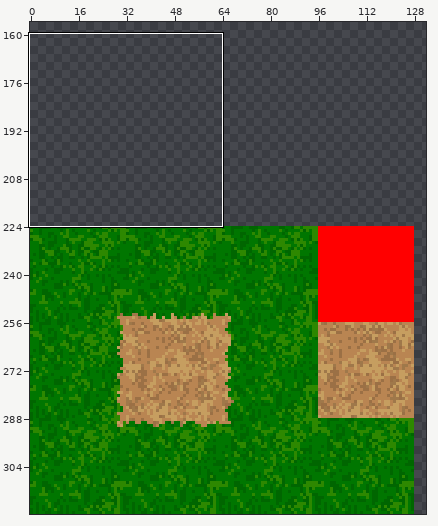
Two versions of one sprite sheet, Sprite_Assets/Tilesets/Tilesheet1.png. The picture above shows the old version from afar; the outline marks the close-up.
Close-up. Before the commit:
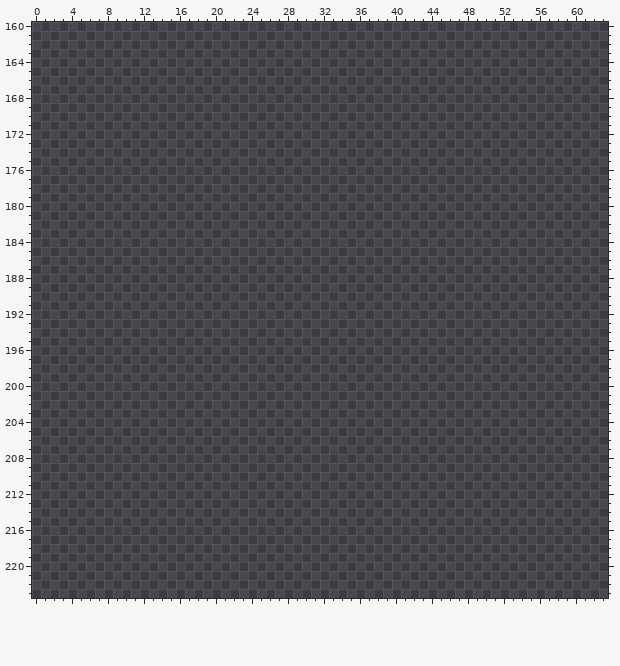
The file is 320x320 pixels. Colours within 5 levels of each other are drawn and written as one. Shown: x 0..63, y 160..223. The wide view leaves out empty margins. The commit also changed other parts of the picture, which this record leaves out.
Now the later version:
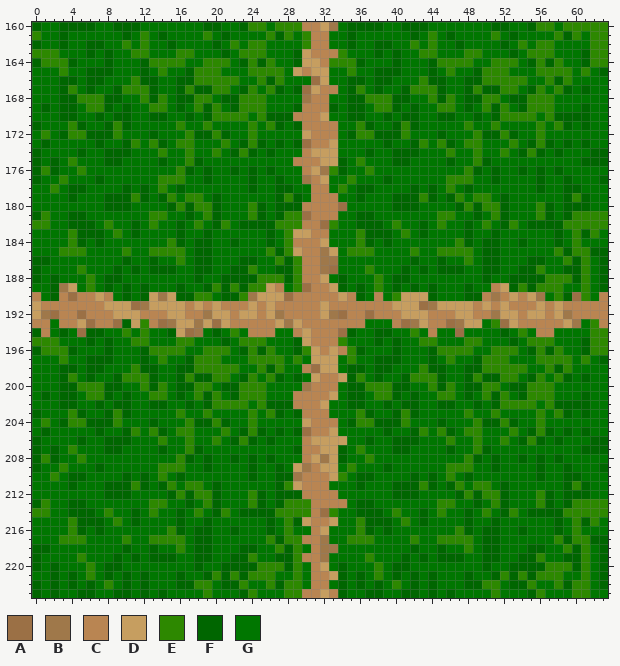
Palette (. is transparent): A #9b7045  B #9f784a  C #b98552  D #c69e60  E #2d8800  F #006600  G #007600
Change:
Changed rows in their new state; - is an unchanged pixel.
first column x 0:
160 FGGFFFFGGFFFGGGGGGGFFGGFEEGEEECCDBGFFFFGGFFFGGGGGGGFFGGFEEGEEEEE
161 EGGFGGGGGGFGEGFGGGGEGFGGGGEFEGECCGGFGGGGGGFGEGFGGGGEGFGGGGEFEGEE
162 FGGFGGFFGGEGEGGFGGGGFGEGEEGGGGECCGGFGGFFGGEGEGGFGGGGFGEGEEGGGGEE
163 EEEGGGFGFGGEEGGGEEGGGFGEEEGGGFDCCCEGGGFGFGGEEGGGEEGGGFGEEEGGGFEE
164 FEEEFGGGFGGGFEEEEGGEEEGFEFEGGFDDCEEEFGGGFGGGFEEEEGGEEEGFEFEGGFEE
165 GGGEGGFFFGGGFGEGGFEEEGGGEEEEGDCDDGGEGGFFFGGGFGEGGFEEEGGGEEEEGEGF
166 GGGFFGFFGGGEFFGGFFEEEEEGGEFEGGGADGGFFGFFGGGEFFGGFFEEEEEGGEFEGGGG
167 GGGFEGFGGFEEEFGGFEFFEEGFEGEFGFADCCGFEGFGGFEEEFGGFEFFEEGFEGEFGFGG
168 GGGFFEEEFFGGEFEGFFEEGFFEEEGGGGBCCGGFFEEEFFGGEFEGFFEEGFFEEEGGGGGG
169 GFGFFGEEFGFGGEEGFGEFEGFEEEGGGFCCCFGFFGEEFGFGGEEGFGEFEGFEEEGGGFGG
170 GGGFFGGFGFFGGFFGGFGFEEEEGEFFFCCCDGGFFGGFGFFGGFFGGFGFEEEEGEFFFFGG
171 FGGGEFGGFEFGGGGGEGGEGGGGEGEFGFCCCCGGEFGGFEFGGGGGEGGEGGGGEGEFGFGG
172 GEGFEEFFFEGGGFGGGEFFEFGGEGGGGGDCCCGFEEFFFEGGGFGGGEFFEFGGEGGGGGGG
173 GFGGGGGFGGFEGEFGEEGGGEGFEFGFGFACCDGGGGGFGGFEGEFGEEGGGEGFEFGFGFGG
174 FGGGGFGGFFFGGGEGGEGGEGFEFGFGGGCDDDGGGFGGFFFGGGEGGEGGEGFEFGFGGGFF
175 FGFGEGGGFFGGGGFGGEFGGGGGGGGGGCCCDDFGEGGGFFGGGGFGGEFGGGGGGGGGGFFF
176 FEFGGEGGGGGGGGGGEFGFGGFGFGFGGGCDBEFGGEGGGGGGGGGGEFGFGGFGFGFGGGGG
177 FGGEGGGFGGGGGGEEEGGFGGGGFGGFGGBCDGGEGGGFGGGGGGEEEGGFGGGGFGGFGGGF
178 GGEGFFGGGGFGFGEGFGGGGGGGFGGFFGGCCGEGFFGGGGFGFGEGFGGGGGGGFGGFFGGG
179 GGGGFGGGFFFEFGFEGEEGFGGGGGGFEFGCCCGGFGGGFFFEFGFEGEEGFGGGGGGFEFGG
180 GGGGGGGGFFFGGGGFEFEEFGGGEFGFFFCCCCAGGGGGFFFGGGGFEFEEFGGGEFGFFFGG
181 FEGGFFGGGGGGGEEGGFGEFGGGEFGFEEACCCGGFFGGGGGGGEEGGFGEFGGGEFGFEEEE
182 EEGGFFFGEGGFGEGGFGEGFEGFFFFEEECCAEGGFFFGEGGFGEGGFGEGFEGFFFFEEEEE
183 GGGGEFFFGEGFGGGGFGGFGGGGGGFGEDDCCGGGEFFFGEGFGGGGFGGFGGGGGGFGEFEG
184 GGGGEFGFGGGGGGGEFGFFGGFGGGFGECCCDGGGEFGFGGGGGGGEFGFFGGFGGGFGEGGG
185 GGGEEEGGGGEGGEEEEGFFGGGGGGEFEDCCBDGEEEGGGGEGGEEEEGFFGGGGGGEFEEFF
186 FFGGGGGGGGFGGFGGEGFFGGGFFGGEFECCBBGGGGGGGGFGGFGGEGFFGGGFFGGEFEGF
187 FGGGGEGGGFGFGFFFGGFFGGFFEGGFFECCBAGGGEGGGFGFGFFFGGFFGGFFEGGFFEGF
188 FGFGGGEGFFGGGGGGGGFGGFFFFEEEFECCDGFGGGEGFFGGGGGGGGFGGFFFFEEEFEGF
189 GGFBDGEGFGFGFGGGFGGFEFEFEEDCGEACCDFGFGEGFGFGFGGGFGGCDFEFEEEGGEGF
190 CGFCACCDCGFGFDBDFFEEGFFEBDDDACCCCCDCFGCGEDDDFGGGFFCBCDCDBGEFAEGC
191 DCCCCCCCDDDABDDDDCDCDCCCDCDCCCCCDCCCCCCCDDDABDDDDCDCDCCCDCDCCCCC
192 DBACCACCCDDDCCCDDCCBDDCDDCDBCCCCDBACCACCCDDDCCCDDCCBDDCDDCDBCCCC
193 CCGCCDACCAFDECABDDBDADCCCCCDBDCCCCCCCGGGCABDCCABDDGEADCCCCCDBGEC
194 FCGFGAFFGGEGEGGFDABGFGEGCCCGGCDCCCAFGGFFGGEGCGGAGGGGFGEGCCGGGGEE
195 EEEGGGFGFGGEEGGGEEGGGFGEEEGGGFDCCCEGGGFGFGGEEGGGEEGGGFGEEEGGGFEE
196 FEEEFGGGFGGGFEEEEGGEEEGFEFEGGFEDCDCEFGGGFGGGFEEEEGGEEEGFEFEGGFEE
197 GGGEGGFFFGGGFGEGGFEEEGGGEEEEGEGDDDGEGGFFFGGGFGEGGFEEEGGGEEEEGEGF
198 GGGFFGFFGGGEFFGGFFEEEEEGGEFEGGCADDGFFGFFGGGEFFGGFFEEEEEGGEFEGGGG
199 GGGFEGFGGFEEEFGGFEFFEEGFEGEFGFGDCCDFEGFGGFEEEFGGFEFFEEGFEGEFGFGG
200 GGGFFEEEFFGGEFEGFFEEGFFEEEGGGGBCCCGFFEEEFFGGEFEGFFEEGFFEEEGGGGGG
201 GFGFFGEEFGFGGEEGFGEFEGFEEEGGGCCCCDGFFGEEFGFGGEEGFGEFEGFEEEGGGFGG
202 GGGFFGGFGFFGGFFGGFGFEEEEGEFFFCCCDGGFFGGFGFFGGFFGGFGFEEEEGEFFFFGG
203 FGGGEFGGFEFGGGGGEGGEGGGGEGEFGFCCCGGGEFGGFEFGGGGGEGGEGGGGEGEFGFGG
204 GEGFEEFFFEGGGFGGGEFFEFGGEGGGGGDCCCGFEEFFFEGGGFGGGEFFEFGGEGGGGGGG
205 GFGGGGGFGGFEGEFGEEGGGEGFEFGFGFACCDGGGGGFGGFEGEFGEEGGGEGFEFGFGFGG
206 FGGGGFGGFFFGGGEGGEGGEGFEFGFGGGCDDDDGGFGGFFFGGGEGGEGGEGFEFGFGGGFF
207 FGFGEGGGFFGGGGFGGEFGGGGGGGGGGFCCDDFGEGGGFFGGGGFGGEFGGGGGGGGGGFFF
208 FEFGGEGGGGGGGGGGEFGFGGFGFGFGGGCDBDFGGEGGGGGGGGGGEFGFGGFGFGFGGGGG
209 FGGEGGGFGGGGGGEEEGGFGGGGFGGFGDBCDDGEGGGFGGGGGGEEEGGFGGGGFGGFGGGF
210 GGEGFFGGGGFGFGEGFGGGGGGGFGGFFBCCCDEGFFGGGGFGFGEGFGGGGGGGFGGFFGGG
211 GGGGFGGGFFFEFGFEGEEGFGGGGGGFEDCCCGGGFGGGFFFEFGFEGEEGFGGGGGGFEFGG
212 GGGGGGGGFFFGGGGFEFEEFGGGEFGFFFCCCCGGGGGGFFFGGGGFEFEEFGGGEFGFFFGG
213 FEGGFFGGGGGGGEEGGFGEFGGGEFGFEEECCCCGFFGGGGGGGEEGGFGEFGGGEFGFEEEE
214 EEGGFFFGEGGFGEGGFGEGFEGFFFFEEEECAEGGFFFGEGGFGEGGFGEGFEGFFFFEEEEE
215 GGGGEFFFGEGFGGGGFGGFGGGGGGFGEFDCCDGGEFFFGEGFGGGGFGGFGGGGGGFGEFEG
216 GGGGEFGFGGGGGGGEFGFFGGFGGGFGEGGCDGGGEFGFGGGGGGGEFGFFGGFGGGFGEGGG
217 GGGEEEGGGGEGGEEEEGFFGGGGGGEFEECCBGGEEEGGGGEGGEEEEGFFGGGGGGEFEEFF
218 FFGGGGGGGGFGGFGGEGFFGGGFFGGEFEGCBBGGGGGGGGFGGFGGEGFFGGGFFGGEFEGF
219 FGGGGEGGGFGFGFFFGGFFGGFFEGGFFECCBGGGGEGGGFGFGFFFGGFFGGFFEGGFFEGF
220 FGFGGGEGFFGGGGGGGGFGGFFFFEEEFEGCDGFGGGEGFFGGGGGGGGFGGFFFFEEEFEGF
221 GGFGFGEGFGFGFGGGFGGFEFEFEEEGGEGCCDFGFGEGFGFGFGGGFGGFEFEFEEEGGEGF
222 FGFGFGFGEGFGFGGGFFEEGFFEGGEFEEGCCGFGFGFGEGFGFGGGFFEEGFFEGGEFEEGF
223 FGFGGFFGGFFGFGFGGGGEGGGFEGGGEECCDCFGGFFGGFFGFGFGGGGEGGGFEGGGEEGG
Boxes around the changes in both close-ups, in picture pixels (x1, y1, x2, y2):
added: (32, 22, 608, 598)
